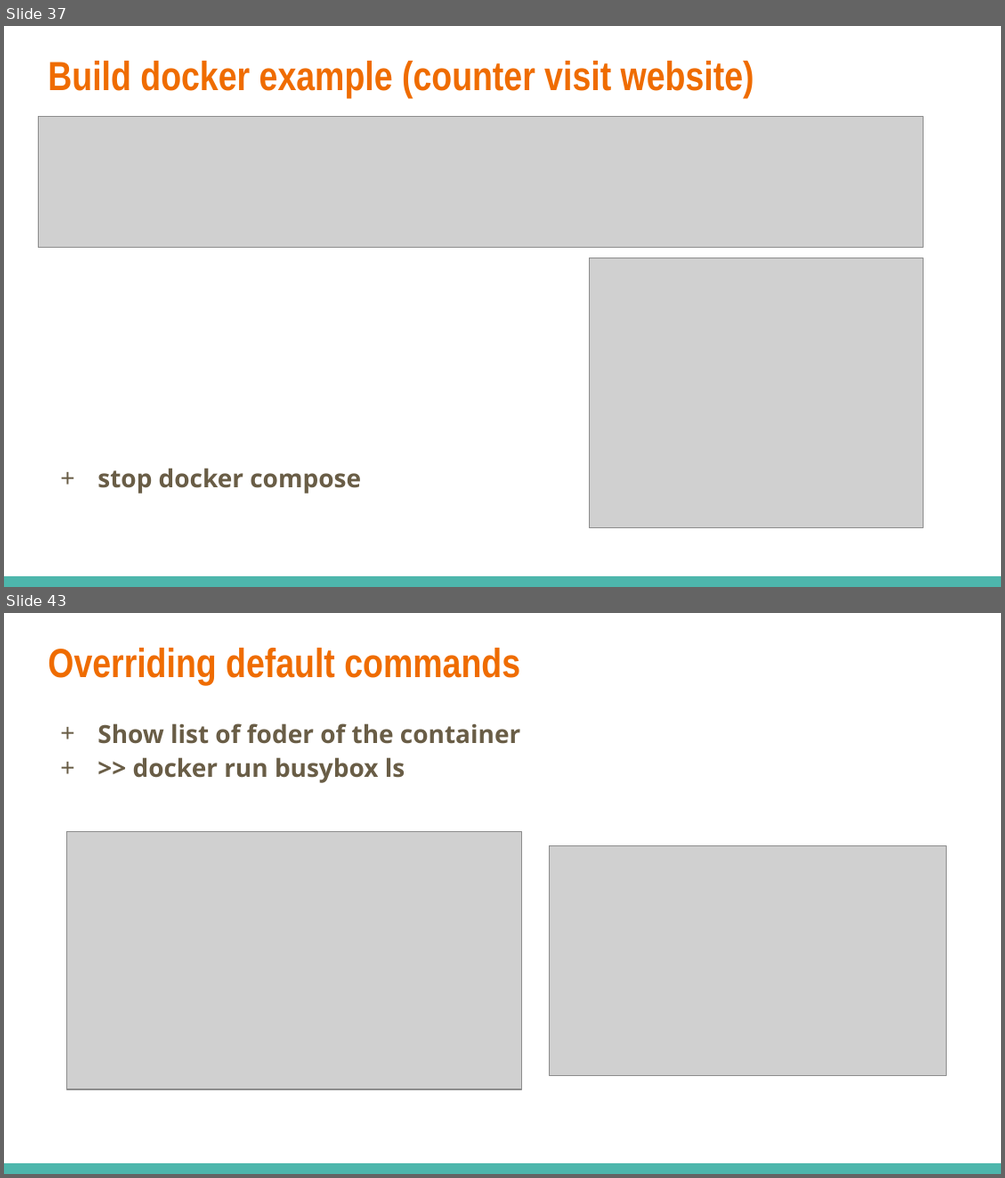
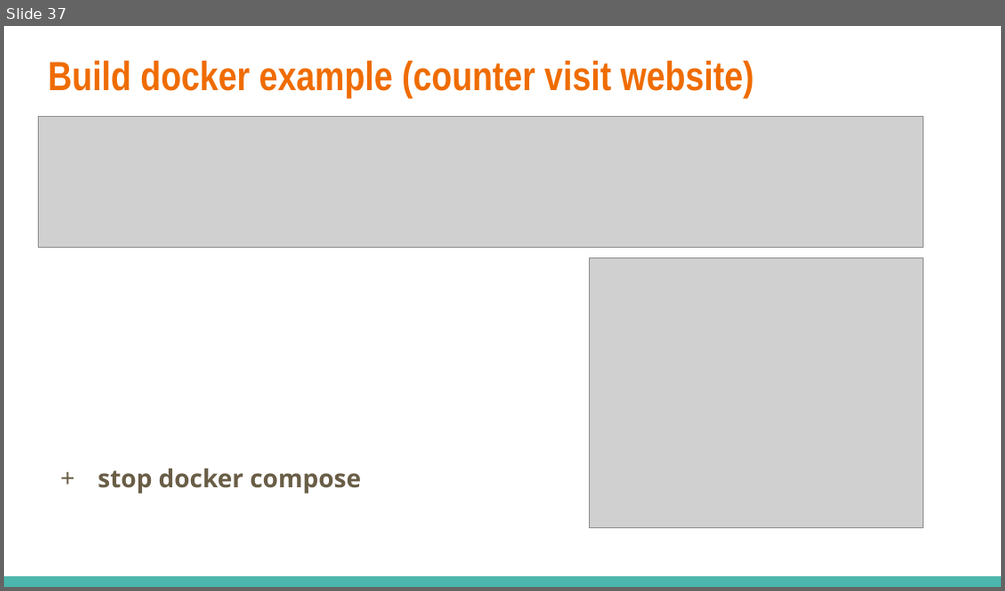
Before and after one commit to dinhhung09138/Learning-Example, a slide deck: Docker - 03 - Build a Custom Images Through Docker.pptx. Shown one above the other, each under a label of ours: slides 37 and 43 before the commit, slide 37 after it; the slides between them are not shown. The pictures are 1005x1178 and 1005x591 pixels, drawn with LibreOffice and Linux fonts; fonts in the diff are those of the drawing; grey boxes stand for pictures. Boxes give left, top, right and bottom in pixels: in the first picture for what was removed or moved away, otherwise in the second. Text is boxed around its words. In the diff, an @@ line names an element or a change of style, - is before the commit and + after.

Commit message:
Docker compose

```diff
--- a/Docker - 03 - Build a Custom Images Through Docker.pptx
+++ b/Docker - 03 - Build a Custom Images Through Docker.pptx
@@ slide 43 removed at [4,613,1001,1174], background #FFFFFF; not listed: 1 template element that a slide beside it also shows @@
@@ title removed at [48,648,520,685] @@
-Overriding default commands
@@ text removed at [97,723,520,783] @@
-+ Show list of foder of the container
-+ >> docker run busybox ls
@@ picture removed at [67,831,521,1088] @@
@@ picture removed at [550,845,946,1076] @@
```
Also in this commit, not shown: 2 slides changed, 2 slides added, 25 other slides removed, 2 other files.
